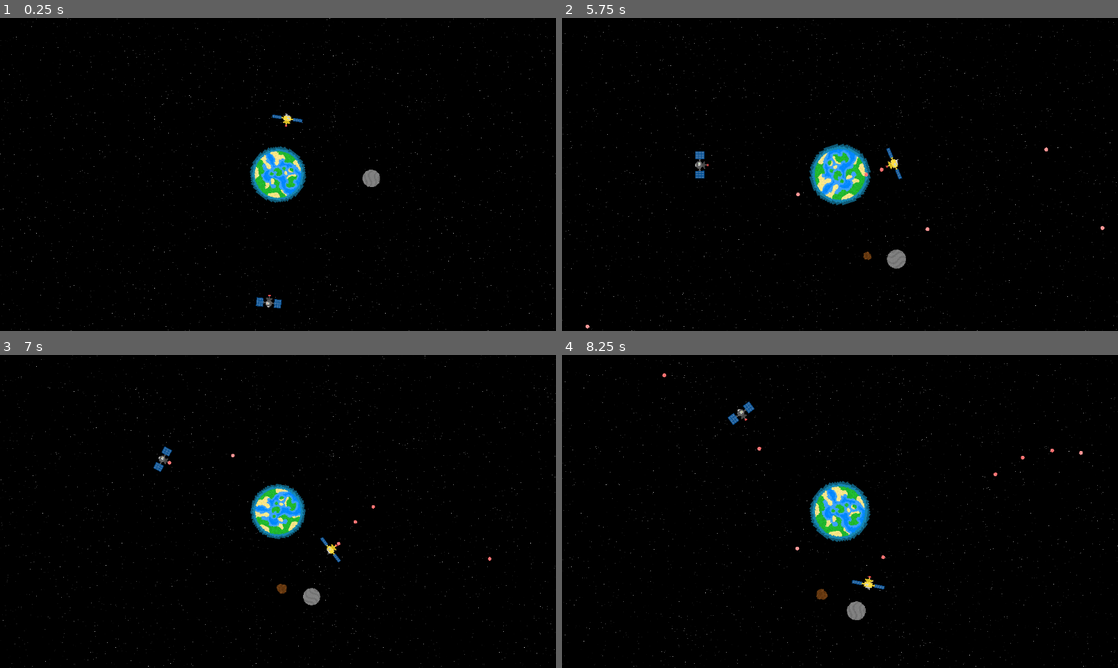
Above: before the commit, frames 1-4 (two rows, left to right).
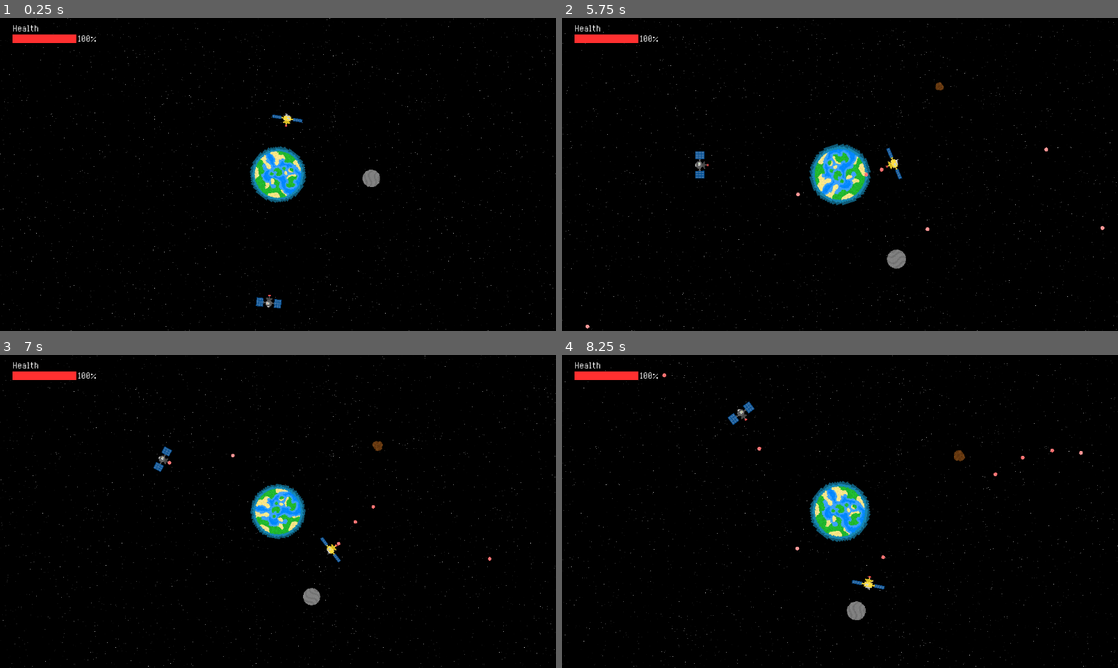
Above: after the commit, the same moments.

Repository: Birb-Games/gmtk-2025
Game: Godot game, scene res://scenes/main.tscn
Same seed, same stepped clock (60 frames per second), same inputs: the game is played once before the commit and once after it.
Inputs (mouse positions are in pixels of both pictures, inside the frame that each line leads up to):
- Up to frame 1 (0.25 s): no input
- Up to frame 2 (5.75 s): move the mouse to (962, 158) at 0.52 s; press the mouse at (962, 158) at 0.53 s; hold Right (right) 0.53-1.28 s; move the mouse to (728, 190) at 1.27 s; release the mouse at (728, 190) at 1.28 s; hold Down (down) 1.28-2.03 s; click (728, 190) at 1.35 s; move the mouse to (895, 105) at 2.02 s; press the mouse at (895, 105) at 2.03 s; hold Right (right) 2.03-2.78 s; tap Mouse wheel up (zoom_camera_in) at 2.1, 5.1 s; move the mouse to (812, 237) at 2.77 s; release the mouse at (812, 237) at 2.78 s; hold Up (up) 2.78-3.53 s; tap Mouse wheel down (zoom_camera_out) at 2.85 s; click (812, 237) at 3.05 s; move the mouse to (1006, 221) at 3.52 s; press the mouse at (1006, 221) at 3.53 s; hold A (left) 3.53-5.03 s; move the mouse to (673, 127) at 4.27 s; release the mouse at (673, 127) at 4.28 s; click (673, 127) at 4.35 s; move the mouse to (867, 174) at 5.02 s; press the mouse at (867, 174) at 5.03 s; hold Down (down) from 5.03 s (still down)
- Up to frame 3 (7 s): move the mouse to (194, 433) at 5.77 s; release Down (down) at 5.78 s; release the mouse at (194, 433) at 5.78 s; hold Right (right) 5.78-6.53 s; tap Mouse wheel down (zoom_camera_out) at 5.85 s; click (194, 433) at 6.05 s; move the mouse to (400, 495) at 6.52 s; press the mouse at (400, 495) at 6.53 s; hold Up (up) from 6.53 s (still down)
- Up to frame 4 (8.25 s): move the mouse to (728, 527) at 7.27 s; release Up (up) at 7.28 s; release the mouse at (728, 527) at 7.28 s; hold Right (right) 7.28-8.03 s; click (728, 527) at 7.35 s; move the mouse to (895, 442) at 8.02 s; press the mouse at (895, 442) at 8.03 s; hold Down (down) from 8.03 s (still down); tap Mouse wheel up (zoom_camera_in) at 8.1 s

The runs differ from the first frame. In frame 1, 0.4% of the frame differs, in the area x 2-18%, y 2-8%; in frame 2, 0.5%; in frame 3, 0.5%; in frame 4, 0.5%, in the area x 2-73%, y 2-79%.

Commit message:
added health bar for player and enemy satellites can be damaged by debris and asteroids

Diff:
--- /dev/null
+++ b/scenes/HUD.tscn
@@ -0,0 +1,50 @@
+[gd_scene load_steps=3 format=3 uid="uid://ba4da3577syhe"]
+
+[ext_resource type="Script" uid="uid://gcx0devitnh7" path="res://scripts/health.gd" id="1_fls4u"]
+[ext_resource type="FontFile" uid="uid://bs81j1klmt2d3" path="res://assets/fonts/8BitOperator/8bitOperatorPlus-Regular.ttf" id="1_qpvh6"]
+
+[node name="HUD" type="Control"]
+layout_mode = 3
+anchors_preset = 15
+anchor_right = 1.0
+anchor_bottom = 1.0
+grow_horizontal = 2
+grow_vertical = 2
+
+[node name="Health" type="Control" parent="."]
+anchors_preset = 0
+offset_right = 40.0
+offset_bottom = 40.0
+script = ExtResource("1_fls4u")
+
+[node name="HealthBarLabel" type="Label" parent="Health"]
+layout_mode = 0
+offset_left = 26.0
+offset_top = 9.0
+offset_right = 81.0
+offset_bottom = 33.0
+theme_override_fonts/font = ExtResource("1_qpvh6")
+text = "Health"
+
+[node name="Background" type="ColorRect" parent="Health"]
+layout_mode = 0
+offset_left = 26.0
+offset_top = 34.0
+offset_right = 158.0
+offset_bottom = 52.0
+color = Color(0.187176, 0.187176, 0.187176, 1)
+
+[node name="HealthBar" type="ColorRect" parent="Health"]
+offset_left = 26.0
+offset_top = 34.0
+offset_right = 158.0
+offset_bottom = 52.0
+color = Color(1, 0.188235, 0.188235, 1)
+
+[node name="HealthBarPerc" type="Label" parent="Health"]
+offset_left = 161.0
+offset_top = 30.0
+offset_right = 202.0
+offset_bottom = 54.0
+theme_override_fonts/font = ExtResource("1_qpvh6")
+text = "100%"
--- a/scenes/enemy_satellite.tscn
+++ b/scenes/enemy_satellite.tscn
@@ -63,6 +63,7 @@
 color = Color(0.47788, 0.47788, 0.47788, 1)
 
 [node name="Healthbar" type="ColorRect" parent="Background"]
+layout_mode = 0
 offset_right = 26.0
 offset_bottom = 4.0
 color = Color(0, 1, 0, 1)
--- a/scenes/planet.tscn
+++ b/scenes/level.tscn
@@ -8,7 +8,7 @@
 [ext_resource type="Script" uid="uid://dhtha4j8jelh4" path="res://scripts/camera.gd" id="6_3s4jt"]
 [ext_resource type="PackedScene" uid="uid://cgx3wsdprifbh" path="res://scenes/enemy_satellite.tscn" id="7_1wmcx"]
 
-[node name="Planet" type="Node2D" node_paths=PackedStringArray("center_object")]
+[node name="Level" type="Node2D" node_paths=PackedStringArray("center_object")]
 script = ExtResource("1_h8ms6")
 center_object = NodePath("Earth")
 asteroid_scene = ExtResource("2_0k1rn")
--- a/scenes/main.tscn
+++ b/scenes/main.tscn
@@ -1,8 +1,9 @@
-[gd_scene load_steps=4 format=3 uid="uid://d0dmficfh1ng4"]
+[gd_scene load_steps=5 format=3 uid="uid://d0dmficfh1ng4"]
 
 [ext_resource type="Script" uid="uid://do4ophba58a5u" path="res://scripts/main.gd" id="1_jyhfs"]
 [ext_resource type="Texture2D" uid="uid://dsq5rgehdjua3" path="res://assets/textures/space.png" id="2_0wfyh"]
-[ext_resource type="PackedScene" uid="uid://2oltjvbyir1q" path="res://scenes/planet.tscn" id="4_jyhfs"]
+[ext_resource type="PackedScene" uid="uid://2oltjvbyir1q" path="res://scenes/level.tscn" id="4_jyhfs"]
+[ext_resource type="PackedScene" uid="uid://ba4da3577syhe" path="res://scenes/HUD.tscn" id="4_tbgi4"]
 
 [node name="Main" type="Node2D"]
 script = ExtResource("1_jyhfs")
@@ -17,4 +18,8 @@
 scale = Vector2(1.2, 1.2)
 texture = ExtResource("2_0wfyh")
 
-[node name="Planet" parent="." instance=ExtResource("4_jyhfs")]
+[node name="Level" parent="." instance=ExtResource("4_jyhfs")]
+
+[node name="GUI" type="CanvasLayer" parent="."]
+
+[node name="HUD" parent="GUI" instance=ExtResource("4_tbgi4")]
--- a/scripts/asteroid.gd
+++ b/scripts/asteroid.gd
@@ -1,6 +1,8 @@
 class_name Asteroid
 
 extends SpaceObject
+
+@onready var asteroid_scene: PackedScene = preload("uid://dgc6sxp0v4uf6")
 
 var is_debris: bool = false
 
@@ -49,3 +51,5 @@
 		explode()
 	if area is SpaceObject and area is not Asteroid and area is not Debris:
 		explode()
+	if area is EnemySatellite and is_debris:
+		explode()
--- a/scripts/debris.gd
+++ b/scripts/debris.gd
@@ -19,3 +19,5 @@
 		queue_free()
 	elif area is Bullet:
 		queue_free()
+	elif area is EnemySatellite:
+		queue_free()
--- a/scripts/enemy_satellite.gd
+++ b/scripts/enemy_satellite.gd
@@ -2,7 +2,7 @@
 
 extends Area2D
 
-@onready var level: Level = $/root/Main/Planet
+@onready var level: Level = $/root/Main/Level
 
 @export var health_bar_grad: Gradient
 
@@ -72,7 +72,9 @@
 	queue_free()
 
 func _on_area_entered(area: Area2D) -> void:
-	if area is Bullet:
+	if area is Bullet or area is Debris:
+		health -= 1
+	elif area is Asteroid and area.is_debris:
 		health -= 1
 	elif area is Player:
 		health = 0
--- /dev/null
+++ b/scripts/health.gd
@@ -0,0 +1,16 @@
+extends Control
+
+func _process(_delta: float) -> void:
+	var level_loaded = get_node_or_null("/root/Main/Level");
+	if !level_loaded:
+		hide()
+		return
+
+	show()
+	var player: Player = get_node_or_null("/root/Main/Level/PlayerSatellite")
+	if player:
+		$HealthBar.scale.x = player.get_health_perc()
+		$HealthBarPerc.text = "%d%%" % int(floor(player.get_health_perc() * 100.0))
+	else:
+		$HealthBarPerc.text = "0%"
+		$HealthBar.scale.x = 0.0
--- a/scripts/laser_cannon.gd
+++ /dev/null
@@ -1,28 +0,0 @@
-extends AnimatedSprite2D
-
-@onready var solar_system: SolarSystem = $/root/Main/SolarSystem
-
-@export var bullet_scene: PackedScene
-
-var SHOOT_COOLDOWN: float = 0.5
-var shoot_timer: float = 0.0
-
-func _process(delta: float) -> void:
-	if shoot_timer > 0.0:
-		shoot_timer -= delta
-
-	if shoot_timer > SHOOT_COOLDOWN / 4.0:
-		if animation != "not_ready":
-			animation = "not_ready"
-	else:
-		if animation != "ready":
-			animation = "ready"
-
-# Returns the force of the object
-func shoot() -> void:
-	if shoot_timer <= 0.0 and Input.is_action_pressed("shoot"):
-		shoot_timer = SHOOT_COOLDOWN
-		var bullet = bullet_scene.instantiate()
-		bullet.position = $BulletSpawnPos.global_position
-		bullet.rotation = global_rotation
-		solar_system.get_node("Bullets").add_child(bullet)
--- a/scripts/player_satellite.gd
+++ b/scripts/player_satellite.gd
@@ -5,7 +5,7 @@
 const REVERSE_COOLDOWN: float = 0.2
 const SHOOT_COOLDOWN: float = 0.2
 
-@onready var level: Level = $/root/Main/Planet
+@onready var level: Level = $/root/Main/Level
 @export var orbital_speed: float = 100.0
 @export var speed: float = 120.0
 @export var min_dist: float = 128.0
@@ -17,6 +17,9 @@
 
 const MAX_HEALTH: int = 20
 var health: int = MAX_HEALTH
+
+func get_health_perc() -> float:
+	return float(health) / float(MAX_HEALTH)
 
 func reverse_dir() -> void:
 	if reverse_timer > 0.0:
--- a/scripts/rogue_planet.gd
+++ /dev/null
@@ -1,9 +0,0 @@
-extends Node2D
-
-@onready var parent = get_parent()
-@onready var solar_system: SolarSystem = $/root/Main/SolarSystem
-
-func _process(_delta: float) -> void:
-	var dist = (solar_system.star.position - parent.position).length()
-	if dist > 8000.0:
-		parent.explode()
--- a/scripts/space_object.gd
+++ b/scripts/space_object.gd
@@ -2,9 +2,7 @@
 
 extends Area2D
 
-@onready var level = $/root/Main/Planet
-
-@onready var asteroid_scene: PackedScene = preload("uid://dgc6sxp0v4uf6")
+@onready var level = $/root/Main/Level
 
 # If this is true, then the object will still have gravity but will not be
 # pulled by other objects
Not shown, added: scripts/health.gd.uid
Not shown, removed: scripts/laser_cannon.gd.uid
Not shown, removed: scripts/rogue_planet.gd.uid
